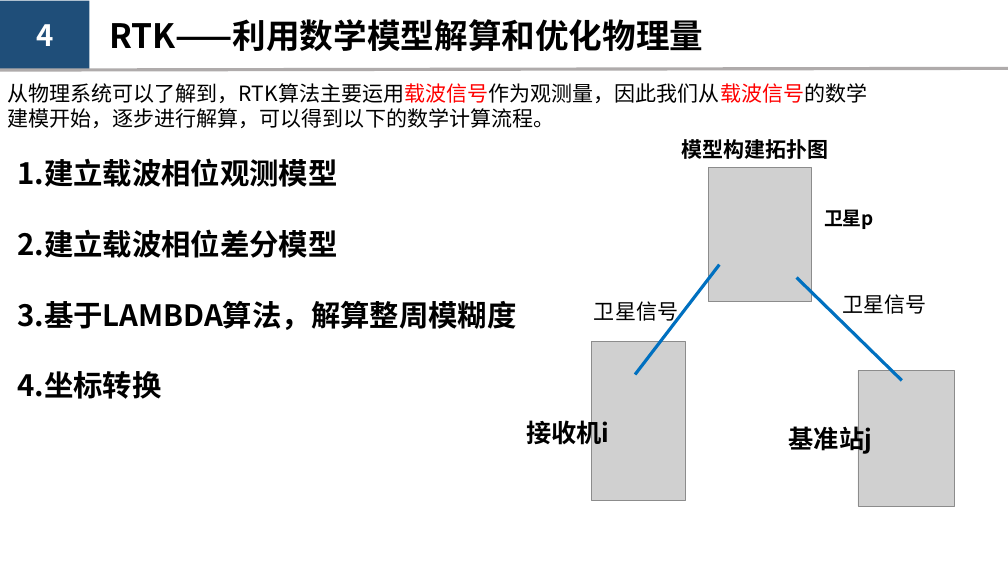
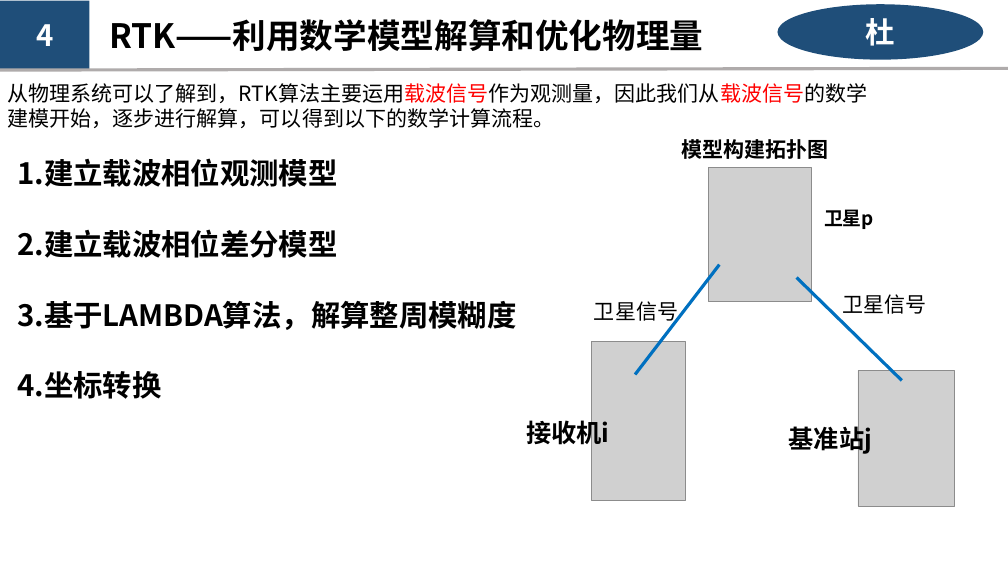
Before and after one commit to kashima19960/ppt-summary, a slide deck: slide 7 of du/RTK-Du.pptx (slide 6 before the commit). Drawn at 1008x567 pixels with LibreOffice and Linux fonts; fonts in the diff are those of the drawing; grey boxes stand for pictures. Boxes give left, top, right and bottom in pixels: in the first picture for what was removed or moved away, otherwise in the second. Text is boxed around its words. In the diff, an @@ line names an element or a change of style, - is before the commit and + after.

```diff
--- a/du/RTK-Du.pptx
+++ b/du/RTK-Du.pptx
@@ ellipse added at bbox=[777, 5, 983, 60], fill #1F4E79, 28 pt, text #FFFFFF, bold @@
+杜
```
Also in this commit, not shown: 8 other slides changed, 2 slides added, 1 slide removed, 1 other file.
